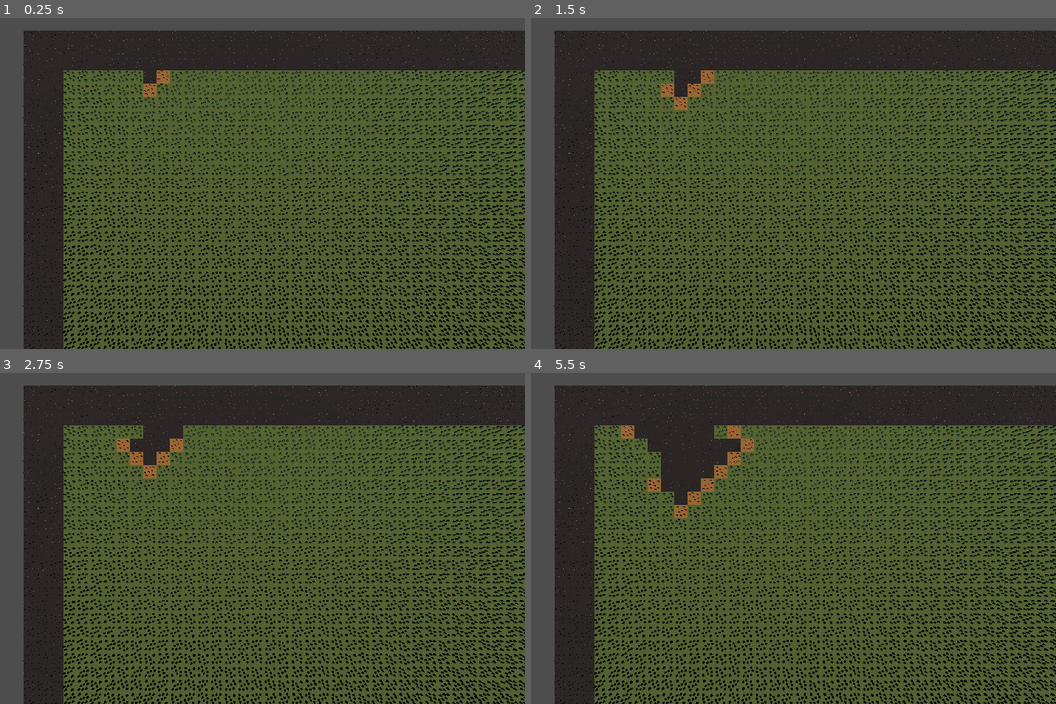
Above: before the commit, frames 1-4 (two rows, left to right).
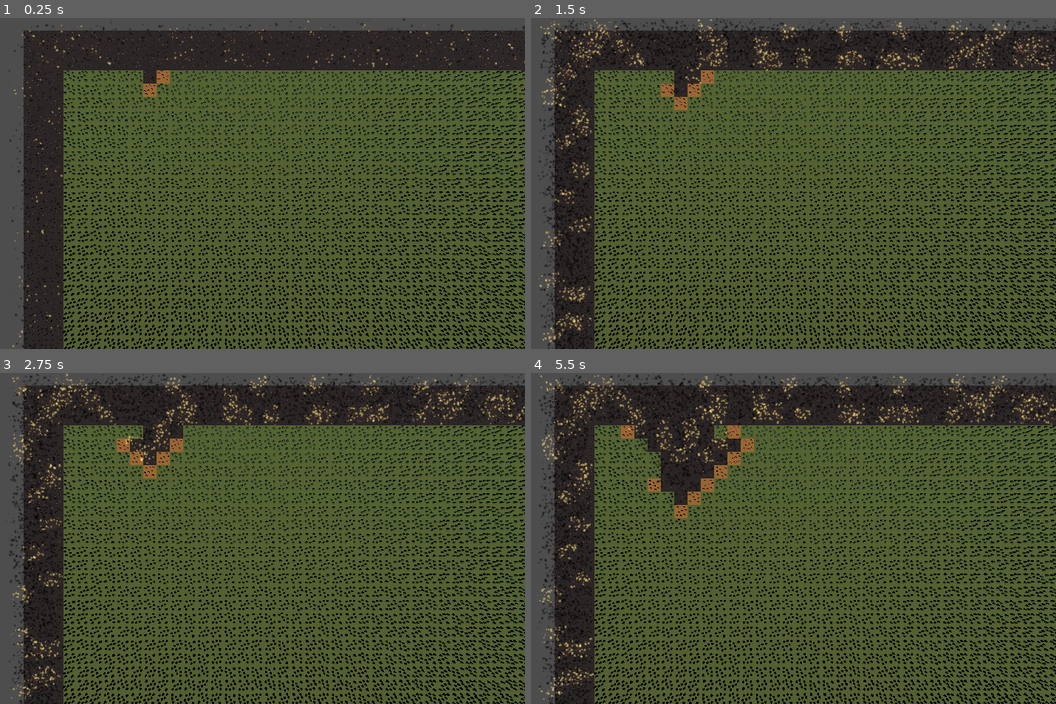
Above: after the commit, the same moments.

Repository: Piggward/JamesGlass
Game: Godot game, scene res://Scenes/game_manager.tscn
Same seed, same stepped clock (60 frames per second), same inputs: the game is played once before the commit and once after it.
Inputs:
- Up to frame 1 (0.25 s): no input
- Up to frame 2 (1.5 s): tap Enter (ui_accept) at 0.5, 0.77 s; hold Right (ui_right) 0.53-1.28 s; hold Shift (shift) 0.53-1.28 s; hold Left (ui_left) from 1.28 s (still down); tap Shift (shift) at 1.35 s
- Up to frame 3 (2.75 s): tap Enter (ui_accept) at 1.52 s; release Left (ui_left) at 2.03 s; hold Right (ui_right) from 2.03 s (still down); hold Shift (shift) from 2.03 s (still down)
- Up to frame 4 (5.5 s): release Right (ui_right) at 2.78 s; release Shift (shift) at 2.78 s; hold Up (ui_up) 2.78-3.53 s; tap Shift (shift) at 2.85, 4.35 s; tap Enter (ui_accept) at 3.02, 3.77, 4.52 s; hold Shift (shift) 3.53-4.28 s; hold Left (ui_left) from 3.53 s (still down); hold Shift (shift) from 5.03 s (still down)

The runs differ from the first frame. In frame 1, 0.5% of the frame differs, in the area x 1-100%, y 0-100%; in frame 2, 3.2%; in frame 3, 3.3%; in frame 4, 3.7%.

Commit message:
Add fire effect to tile

Diff:
--- a/Scenes/fire_effect.tscn
+++ b/Scenes/fire_effect.tscn
@@ -64,9 +64,11 @@
 draw_pass_1 = SubResource("QuadMesh_yh4b2")
 
 [node name="GPUParticles3D" type="GPUParticles3D" parent="."]
-transform = Transform3D(0.245, 0, 0, 0, 0.245, 0, 0, 0, 0.245, 0, -0.342199, 0)
+transform = Transform3D(0.245, 0, 0, 0, 0.47698, 0, 0, 0, 0.245, 0, -0.342199, 0)
 material_override = SubResource("ShaderMaterial_rpg2o")
-amount = 10
+amount = 50
 lifetime = 1.39
+randomness = 0.22
+fixed_fps = 20
 process_material = SubResource("ParticleProcessMaterial_3edhq")
 draw_pass_1 = SubResource("QuadMesh_o34pp")
--- a/Scenes/tile.tscn
+++ b/Scenes/tile.tscn
@@ -1,6 +1,8 @@
-[gd_scene load_steps=3 format=3 uid="uid://dlxghgbfj6s8k"]
+[gd_scene load_steps=5 format=3 uid="uid://dlxghgbfj6s8k"]
 
 [ext_resource type="Script" path="res://Scripts/tile.gd" id="1_5bfce"]
+[ext_resource type="ArrayMesh" uid="uid://xcuk7hlq7wtj" path="res://Models/1_2.obj" id="2_mat8x"]
+[ext_resource type="PackedScene" uid="uid://cdayc45oewf0u" path="res://Scenes/fire_effect.tscn" id="2_xg2fg"]
 
 [sub_resource type="BoxShape3D" id="BoxShape3D_r8gbq"]
 
@@ -10,8 +12,13 @@
 [node name="StaticBody" type="StaticBody3D" parent="."]
 
 [node name="Mesh" type="MeshInstance3D" parent="StaticBody"]
+mesh = ExtResource("2_mat8x")
 skeleton = NodePath("../..")
 
 [node name="CollisionShape3D" type="CollisionShape3D" parent="StaticBody"]
 transform = Transform3D(2, 0, 0, 0, 2, 0, 0, 0, 2, 0, -0.87945, 0)
 shape = SubResource("BoxShape3D_r8gbq")
+
+[node name="FireEffect" parent="." instance=ExtResource("2_xg2fg")]
+transform = Transform3D(2.26365, 0, 0, 0, 1, 0, 0, 0, 2.2255, 0, 1.51683, 0)
+visible = false
--- a/Scripts/game_manager.gd
+++ b/Scripts/game_manager.gd
@@ -45,6 +45,7 @@
 			rim_tile.state = 2
 			rim_tile.pos = Vector3(x * TILE_SCALE, 0, z * TILE_SCALE)
 			add_child(rim_tile)
+			rim_tile.fire_effect.visible = true
 
 func connect_neighbors(tile):
 	var x = tile.pos.x / TILE_SCALE
--- a/Scripts/tile.gd
+++ b/Scripts/tile.gd
@@ -13,6 +13,7 @@
 var neighbours = [null, null, null, null]
 
 var mesh: MeshInstance3D
+@onready var fire_effect: Node3D = $FireEffect
 
 var tile_set_number = 1
 var has_ollon = false
@@ -45,6 +46,7 @@
 
 func light_fire():
 	state = TileState.FIRE
+	fire_effect.visible = true
 	render()
 
 	var dried_out_tiles = []
